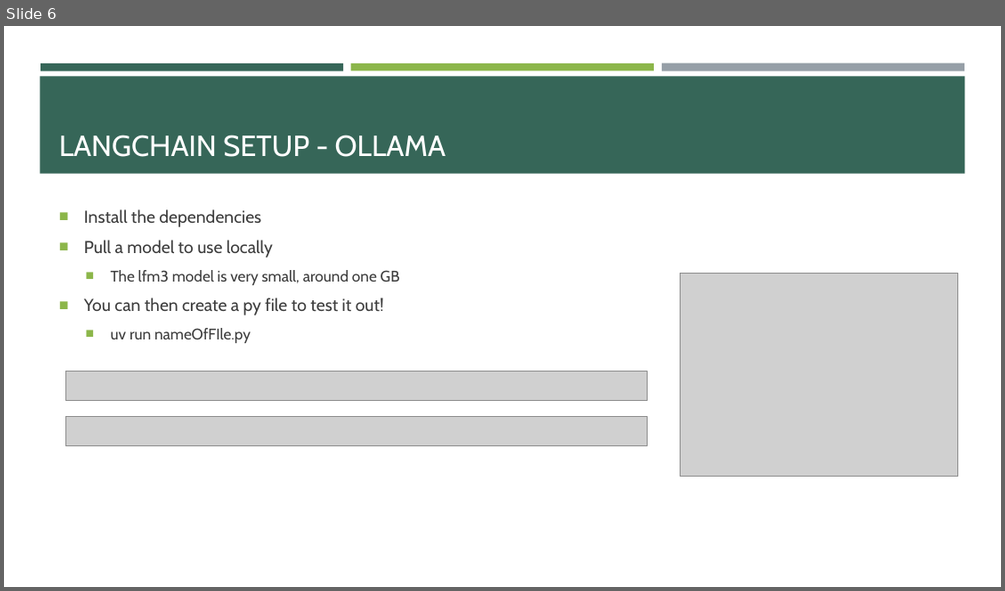
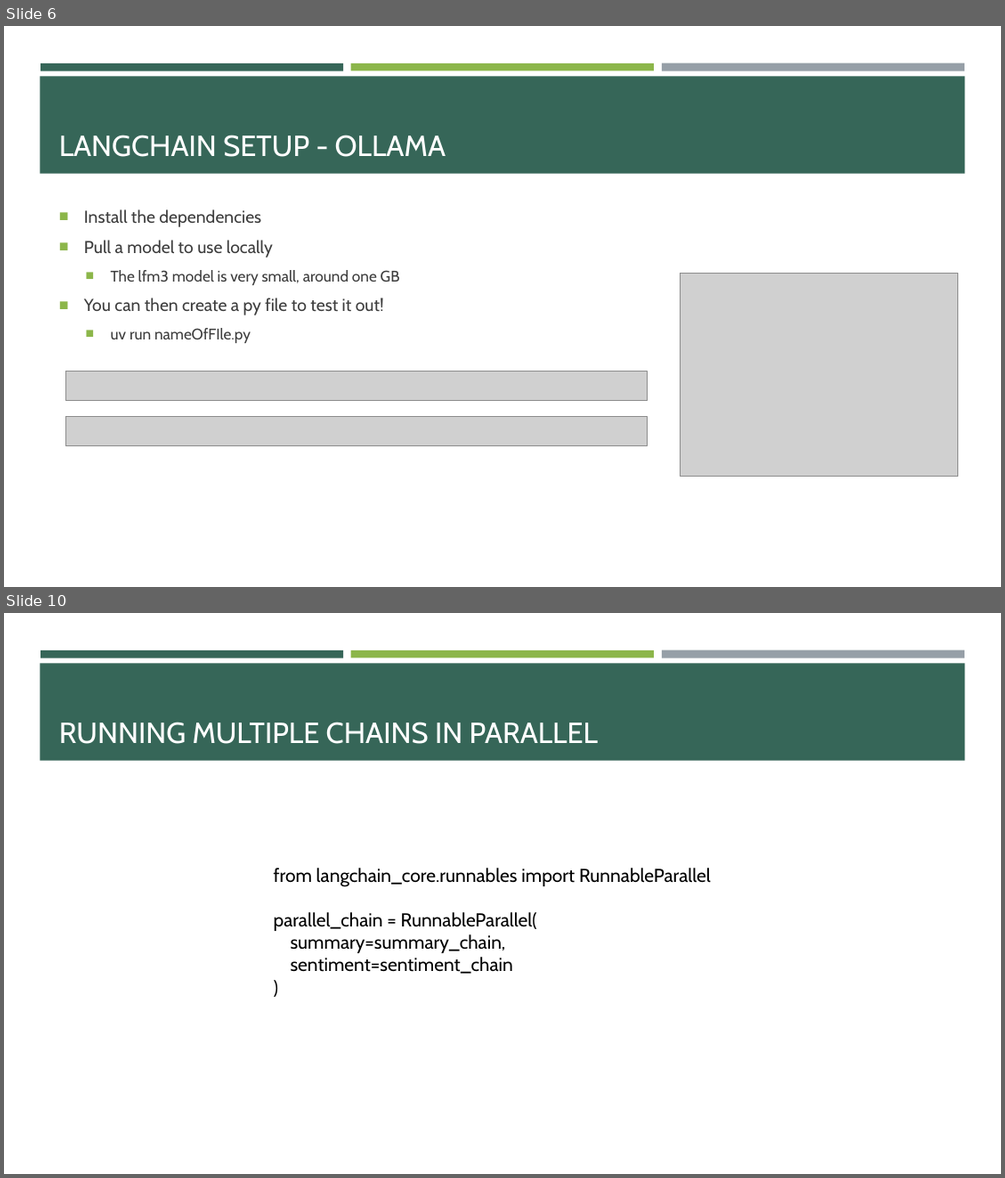
Before and after one commit to e-m-wilson/java-fs, a slide deck: Week_11/langchain.pptx. Shown one above the other, each under a label of ours: slide 6 before the commit, slides 6 and 10 after it; the slides between them are not shown. The pictures are 1005x591 and 1005x1178 pixels, drawn with LibreOffice and Linux fonts; fonts in the diff are those of the drawing; grey boxes stand for pictures. Boxes give left, top, right and bottom in pixels: in the first picture for what was removed or moved away, otherwise in the second. Text is boxed around its words. In the diff, an @@ line names an element or a change of style, - is before the commit and + after.

```diff
--- a/Week_11/langchain.pptx
+++ b/Week_11/langchain.pptx
@@ slide 10 added at [4,613,1001,1174], background #FFFFFF; not listed: 4 template elements that a slide beside it also shows @@
@@ title added at [59,722,598,744], 28 pt, text #FFFFFF @@
+RUNNING MULTIPLE CHAINS IN PARALLEL
@@ text added at [274,868,711,973], 18 pt, text #000000 @@
+from langchain_core.runnables import RunnableParallel
+parallel_chain = RunnableParallel(
+summary=summary_chain,
+sentiment=sentiment_chain
+)
```
Also in this commit, not shown: 1 slide changed, 11 other slides added, 18 other files.
